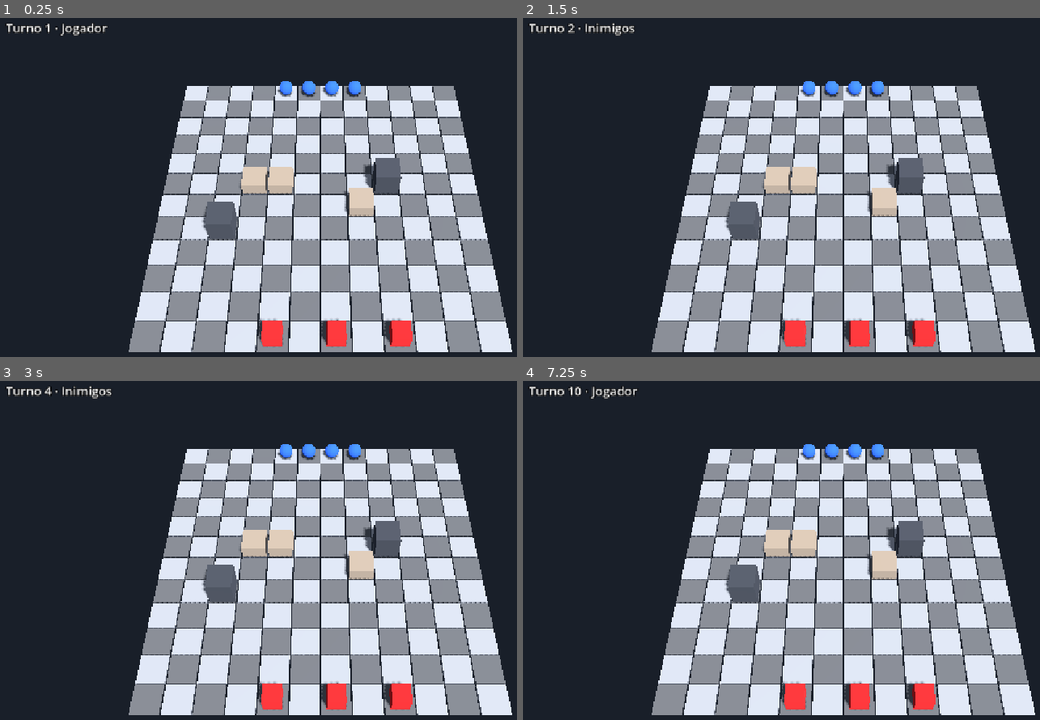
Above: before the commit, frames 1-4 (two rows, left to right).
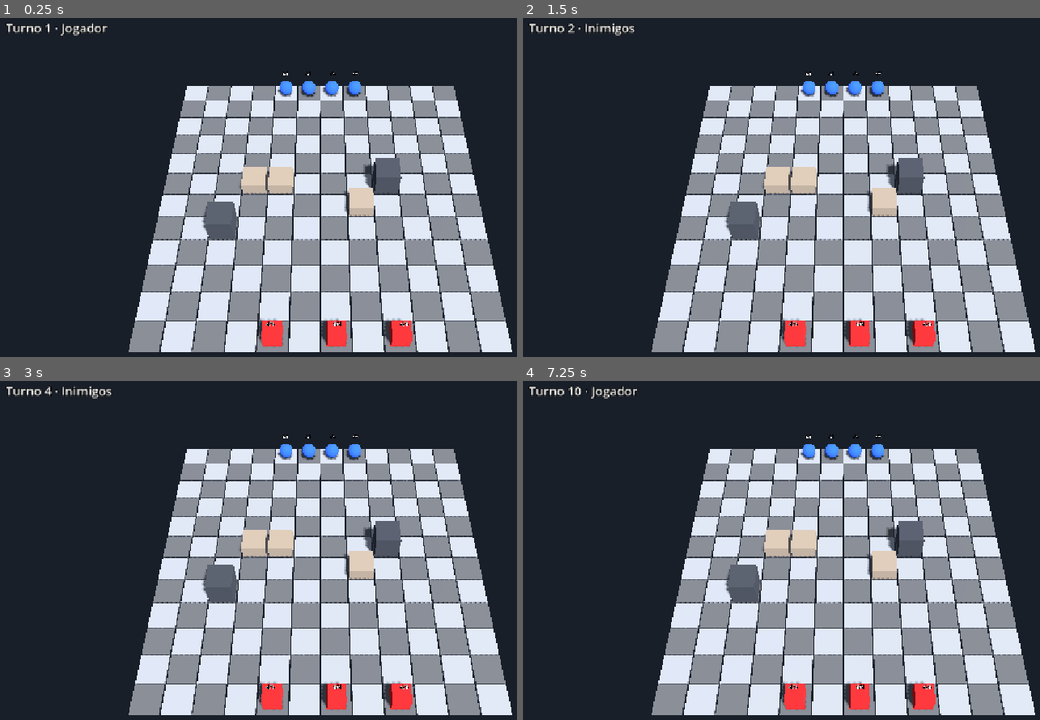
Above: after the commit, the same moments.

Repository: lcf-fernandes/codeName_Phantom1
Game: Godot game, scene res://scenes/tactical/maps/test_level.tscn
The game is run twice, just before and just after one commit, with the same random seed, the same clock (stepped at 60 frames per second) and the same inputs.
Inputs (mouse positions are in pixels of both pictures, inside the frame that each line leads up to):
- Up to frame 1 (0.25 s): no input
- Up to frame 2 (1.5 s): tap Enter at 0.5, 0.6 s; move the mouse to (988, 177) at 0.52 s; click (988, 177) at 0.67 s; move the mouse to (714, 211) at 1.27 s; tap Keypad Enter at 1.35 s; click (714, 211) at 1.42 s
- Up to frame 3 (3 s): move the mouse to (382, 475) at 2.02 s; tap Enter at 2.1 s; click (382, 475) at 2.17 s; move the mouse to (289, 631) at 2.77 s; tap Keypad Enter at 2.85 s; click (289, 631) at 2.92 s
- Up to frame 4 (7.25 s): move the mouse to (1039, 611) at 3.52 s; tap Enter at 3.6, 5.1, 6.6 s; click (1039, 611) at 3.67 s; move the mouse to (647, 503) at 4.27 s; tap Keypad Enter at 4.35, 5.85 s; click (647, 503) at 4.42 s; move the mouse to (874, 557) at 5.02 s; click (874, 557) at 5.17 s; move the mouse to (745, 465) at 5.77 s; click (745, 465) at 5.92 s; move the mouse to (988, 540) at 6.52 s; click (988, 540) at 6.67 s

The runs differ from the first frame. In frame 1, less than 0.1% of the frame differs, in the area x 51-80%, y 15-91%; in frame 2, less than 0.1%; in frame 3, less than 0.1%; in frame 4, less than 0.1%.

Commit message:
Ataque por clique com chance de acerto, dano e feedback

Diff:
--- a/scenes/tactical/maps/test_level.tscn
+++ b/scenes/tactical/maps/test_level.tscn
@@ -13,6 +13,8 @@
 [ext_resource type="Script" uid="uid://xr6lk3sapsu" path="res://scripts/tactical/cover/cover_map.gd" id="11_0ihwd"]
 [ext_resource type="Script" uid="uid://bergwmlyb2wf2" path="res://scripts/tactical/target_preview.gd" id="12_7yii5"]
 [ext_resource type="Script" uid="uid://cj18sgo2n3y1w" path="res://scripts/tactical/combat/combat_calc.gd" id="13_hn5mr"]
+[ext_resource type="Script" uid="uid://b3lueo1geerpx" path="res://scripts/utils/debug_tools.gd" id="14_mud8y"]
+[ext_resource type="Script" uid="uid://ci0vot1vd8ekb" path="res://scripts/tactical/combat/attack_controller.gd" id="15_j0apw"]
 
 [node name="TestLevel" type="Node3D" unique_id=238378437]
 
@@ -63,3 +65,9 @@
 
 [node name="CombatCalc" type="Node" parent="." unique_id=1092532922]
 script = ExtResource("13_hn5mr")
+
+[node name="DebugTools" type="Node" parent="." unique_id=410400845]
+script = ExtResource("14_mud8y")
+
+[node name="AttackController" type="Node" parent="." unique_id=200571942]
+script = ExtResource("15_j0apw")
--- /dev/null
+++ b/scripts/tactical/combat/attack_controller.gd
@@ -0,0 +1,120 @@
+class_name AttackController
+extends Node
+## Um soldado selecionado ataca o inimigo clicado.
+## Sem IA dos inimigos e sem revide. A chance vem do CombatCalc; o dano e o custo são exports.
+
+const UNITS_GROUP: StringName = &"units"
+
+## Caminho até o SelectionController (soldado selecionado e sinal enemy_clicked).
+@export var selection_controller_path: NodePath = ^"../SelectionController"
+## Caminho até o TurnManager (de quem é a vez).
+@export var turn_manager_path: NodePath = ^"../TurnManager"
+## Caminho até o CombatCalc (chance de acerto).
+@export var combat_calc_path: NodePath = ^"../CombatCalc"
+## PA gastos por ataque.
+@export var attack_cost: int = 1
+## Dano de um ataque que acerta.
+@export var attack_damage: int = 2
+## 0 = rolagem aleatória (1 a 100); de 1 a 100 = rolagem fixa, só para teste.
+@export_range(0, 100) var forced_roll: int = 0
+## Duração do texto flutuante, em segundos.
+@export var feedback_duration: float = 1.0
+## Altura inicial do texto flutuante acima do chão, em metros.
+@export var feedback_height: float = 2.7
+## Quanto o texto sobe durante a animação, em metros.
+@export var feedback_rise: float = 0.8
+
+var _selection: SelectionController
+var _turn_manager: TurnManager
+var _combat_calc: CombatCalc
+
+
+func _ready() -> void:
+	_selection = get_node(selection_controller_path) as SelectionController
+	_turn_manager = get_node(turn_manager_path) as TurnManager
+	_combat_calc = get_node(combat_calc_path) as CombatCalc
+	assert(_selection != null, "AttackController: selection_controller_path não aponta para um SelectionController.")
+	assert(_turn_manager != null, "AttackController: turn_manager_path não aponta para um TurnManager.")
+	assert(_combat_calc != null, "AttackController: combat_calc_path não aponta para um CombatCalc.")
+	_selection.enemy_clicked.connect(_on_enemy_clicked)
+
+
+func _on_enemy_clicked(enemy: Unit) -> void:
+	var soldier: Unit = _selection.selected_unit
+	if soldier == null:
+		print("Ataque ignorado: nenhum soldado selecionado")
+		return
+	if _turn_manager.side != TurnManager.TurnSide.PLAYER:
+		print("Ataque ignorado: turno dos inimigos")
+		return
+	if _is_any_unit_moving():
+		print("Ataque ignorado: movimento em andamento")
+		return
+	if not is_instance_valid(enemy) or enemy.hp <= 0:
+		print("Ataque ignorado: o inimigo já morreu")
+		return
+	if soldier.action_points < attack_cost:
+		print("%s sem PA" % soldier.unit_name)
+		return
+
+	var chance: int = _combat_calc.get_hit_chance(soldier.cell, enemy.cell)
+	var roll: int = forced_roll if forced_roll != 0 else randi_range(1, 100)
+	var hit: bool = roll <= chance
+
+	# Guarda o que a morte pode apagar (a unidade é liberada no fim do quadro).
+	var enemy_name: String = enemy.unit_name
+	var enemy_cell: Vector2i = enemy.cell
+	var enemy_position: Vector3 = enemy.global_position
+	var hp_before: int = enemy.hp
+
+	soldier.spend_action(attack_cost)
+	if hit:
+		enemy.take_damage(attack_damage)
+	var damage_dealt: int = hp_before - enemy.hp
+
+	print("Ataque: %s -> %s | chance %d%% | rolagem %d -> %s | dano %d | hp %d/%d" % [
+		soldier.unit_name, enemy_name, chance, roll, "ACERTOU" if hit else "ERROU",
+		damage_dealt, enemy.hp, enemy.max_hp
+	])
+	# A unidade em si não imprime nada ao morrer (isso é feito pelo DebugTools nos atalhos de teste).
+	if enemy.hp <= 0:
+		print("%s morreu em (%d, %d)" % [enemy_name, enemy_cell.x, enemy_cell.y])
+
+	if hit:
+		_show_feedback(enemy_position, "-%d" % damage_dealt, Color(1.0, 0.35, 0.25))
+	else:
+		_show_feedback(enemy_position, "ERROU", Color(0.9, 0.9, 0.9))
+
+	# Como depois de um movimento: o marcador continua e o alcance é recalculado
+	# (com 0 PA os quadrados azuis somem); o HUD acompanha os PA sozinho.
+	_selection.select_unit(soldier)
+
+
+# Texto flutuante sobre o inimigo: sobe um pouco e some. Criado e removido por este nó.
+func _show_feedback(world_position: Vector3, text: String, color: Color) -> void:
+	var label: Label3D = Label3D.new()
+	label.name = "AttackFeedback"
+	label.text = text
+	label.billboard = BaseMaterial3D.BILLBOARD_ENABLED
+	label.font_size = 72
+	label.outline_size = 16
+	label.outline_modulate = Color.BLACK
+	label.modulate = color
+	label.no_depth_test = true
+	add_child(label)
+	label.global_position = world_position + Vector3(0.0, feedback_height, 0.0)
+
+	var tween: Tween = create_tween()
+	tween.set_parallel(true)
+	tween.tween_property(label, "global_position:y", label.global_position.y + feedback_rise, feedback_duration)
+	tween.tween_property(label, "modulate:a", 0.0, feedback_duration)
+	tween.tween_property(label, "outline_modulate:a", 0.0, feedback_duration)
+	tween.chain().tween_callback(label.queue_free)
+
+
+func _is_any_unit_moving() -> bool:
+	for node: Node in get_tree().get_nodes_in_group(UNITS_GROUP):
+		var unit: Unit = node as Unit
+		if unit != null and unit.is_moving:
+			return true
+	return false
--- a/scripts/tactical/selection_controller.gd
+++ b/scripts/tactical/selection_controller.gd
@@ -11,6 +11,8 @@
 ## Emitido quando o clique esquerdo cai no chão (fora de qualquer unidade).
 ## A célula pode estar fora da grade; quem recebe decide o que fazer (inclusive limpar a seleção).
 signal cell_clicked(cell: Vector2i)
+## Emitido quando o clique esquerdo acerta um inimigo (que continua não selecionável).
+signal enemy_clicked(unit: Unit)
 
 ## Caminho até a câmera da fase.
 @export var camera_path: NodePath = ^"../Camera"
@@ -53,6 +55,7 @@
 		select_unit(unit)
 	else:
 		print("Inimigo clicado (não selecionável): %s" % unit.unit_name)
+		enemy_clicked.emit(unit)
 
 
 ## Seleciona o soldado e move o marcador para a célula dele.
@@ -61,20 +64,28 @@
 	_marker.global_position = _grid_manager.cell_to_world(unit.cell) + Vector3(0.0, marker_height, 0.0)
 	_marker.visible = true
 	print("Selecionado: %s (%d, %d)" % [unit.unit_name, unit.cell.x, unit.cell.y])
+	if not unit.died.is_connected(_on_unit_died):
+		unit.died.connect(_on_unit_died)
 	unit_selected.emit(unit)
 
 
-## Limpa a seleção e esconde o marcador.
-func clear_selection() -> void:
+## Limpa a seleção e esconde o marcador (a mensagem impressa pode ser trocada).
+func clear_selection(message: String = "Seleção limpa") -> void:
 	selected_unit = null
 	_marker.visible = false
-	print("Seleção limpa")
+	print(message)
 	selection_cleared.emit()
 
 
 ## Esconde o marcador de seleção sem limpar a seleção (por exemplo, durante um movimento).
 func hide_marker() -> void:
 	_marker.visible = false
+
+
+# Se a unidade selecionada morrer, limpa a seleção (o marcador e o alcance somem).
+func _on_unit_died(unit: Unit) -> void:
+	if unit == selected_unit:
+		clear_selection("Seleção limpa (unidade morreu)")
 
 
 ## Dispara um raio físico da câmera pelo ponto da tela e devolve a unidade atingida (ou null).
--- a/scripts/ui/turn_hud.gd
+++ b/scripts/ui/turn_hud.gd
@@ -49,7 +49,7 @@
 
 	var unit: Unit = _selection.selected_unit
 	if unit != null:
-		text += "\n%s: PA %d/%d" % [unit.unit_name, unit.action_points, unit.max_action_points]
+		text += "\n%s: PA %d/%d · HP %d/%d" % [unit.unit_name, unit.action_points, unit.max_action_points, unit.hp, unit.max_hp]
 
 	if not _target_preview.hover_text.is_empty():
 		text += "\n" + _target_preview.hover_text
--- a/scripts/units/unit.gd
+++ b/scripts/units/unit.gd
@@ -8,6 +8,10 @@
 
 ## Emitido quando a unidade termina de percorrer um caminho.
 signal move_finished(unit: Unit)
+## Emitido quando os pontos de vida mudam.
+signal health_changed(unit: Unit, hp: int, max_hp: int)
+## Emitido uma única vez, quando os pontos de vida chegam a 0.
+signal died(unit: Unit)
 
 ## Nome exibido da unidade.
 @export var unit_name: String = "Unidade"
@@ -21,6 +25,8 @@
 @export var move_speed: float = 8.0
 ## Máximo de pontos de ação (PA) por turno.
 @export var max_action_points: int = 2
+## Máximo de pontos de vida (HP).
+@export var max_hp: int = 4
 
 ## Célula atual da unidade na grade.
 var cell: Vector2i = Vector2i.ZERO
@@ -28,6 +34,10 @@
 var is_moving: bool = false
 ## Pontos de ação restantes neste turno.
 var action_points: int = max_action_points
+## Pontos de vida atuais (0 = morta).
+var hp: int = max_hp
+
+var _hp_label: Label3D
 
 var _grid_manager: GridManager
 
@@ -40,6 +50,9 @@
 	_body.material_override = material
 	add_to_group("units")
 	reset_actions()
+	hp = max_hp
+	_build_hp_label()
+	health_changed.connect(_on_health_changed)
 
 
 ## Coloca a unidade na célula informada, usando o GridManager para obter a posição.
@@ -83,3 +96,41 @@
 ## Devolve todos os pontos de ação (início do turno).
 func reset_actions() -> void:
 	action_points = max_action_points
+
+
+## Causa dano. Ignora valores <= 0 e dano em unidade já morta; o HP nunca fica abaixo de 0.
+## Ao chegar a 0: sai do grupo "units" (deixa de bloquear células) antes de qualquer outra
+## coisa, emite health_changed e died (uma única vez) e então libera a unidade com queue_free().
+func take_damage(amount: int) -> void:
+	if amount <= 0 or hp <= 0:
+		return
+
+	var new_hp: int = maxi(hp - amount, 0)
+	if new_hp == 0:
+		remove_from_group("units")
+
+	hp = new_hp
+	health_changed.emit(self, hp, max_hp)
+
+	if hp == 0:
+		died.emit(self)
+		queue_free()
+
+
+# Label3D com o HP acima da unidade (2,2 m acima do chão), sempre virado para a câmera e com borda.
+func _build_hp_label() -> void:
+	_hp_label = Label3D.new()
+	_hp_label.name = "HpLabel"
+	_hp_label.position = Vector3(0.0, 2.2, 0.0)
+	_hp_label.billboard = BaseMaterial3D.BILLBOARD_ENABLED
+	_hp_label.font_size = 64
+	_hp_label.outline_size = 16
+	_hp_label.outline_modulate = Color.BLACK
+	_hp_label.modulate = Color.WHITE
+	_hp_label.text = "%d/%d" % [hp, max_hp]
+	add_child(_hp_label)
+
+
+# Atualiza o texto do Label3D com o HP atual.
+func _on_health_changed(_unit: Unit, new_hp: int, new_max_hp: int) -> void:
+	_hp_label.text = "%d/%d" % [new_hp, new_max_hp]
--- /dev/null
+++ b/scripts/utils/debug_tools.gd
@@ -0,0 +1,56 @@
+class_name DebugTools
+extends Node
+## Atalhos de teste de vida, dano e morte:
+## F9 = 1 de dano na unidade selecionada; Shift+F9 = 10 de dano nela;
+## F10 = 1 de dano no primeiro inimigo vivo.
+
+const UNITS_GROUP: StringName = &"units"
+
+## Caminho até o SelectionController (leitura de selected_unit).
+@export var selection_controller_path: NodePath = ^"../SelectionController"
+## Liga ou desliga os atalhos de teste.
+@export var debug_keys: bool = true
+
+var _selection: SelectionController
+
+
+func _ready() -> void:
+	_selection = get_node(selection_controller_path) as SelectionController
+	assert(_selection != null, "DebugTools: selection_controller_path não aponta para um SelectionController.")
+
+
+func _unhandled_input(event: InputEvent) -> void:
+	if not debug_keys:
+		return
+	var key_event: InputEventKey = event as InputEventKey
+	if key_event == null or not key_event.pressed or key_event.echo:
+		return
+
+	match key_event.keycode:
+		KEY_F9:
+			var amount: int = 10 if key_event.shift_pressed else 1
+			_damage(_selection.selected_unit, amount)
+		KEY_F10:
+			_damage(_first_living_enemy(), 1)
+
+
+func _first_living_enemy() -> Unit:
+	for node: Node in get_tree().get_nodes_in_group(UNITS_GROUP):
+		var unit: Unit = node as Unit
+		if unit != null and unit.team == Unit.Team.ENEMY and unit.hp > 0:
+			return unit
+	return null
+
+
+func _damage(unit: Unit, amount: int) -> void:
+	if unit == null:
+		print("Dano ignorado: nenhuma unidade alvo")
+		return
+
+	# Guarda nome e célula antes: na morte a unidade é liberada no fim do quadro.
+	var unit_name: String = unit.unit_name
+	var unit_cell: Vector2i = unit.cell
+	unit.take_damage(amount)
+	print("Dano: %s -%d -> hp %d/%d" % [unit_name, amount, unit.hp, unit.max_hp])
+	if unit.hp <= 0:
+		print("%s morreu em (%d, %d)" % [unit_name, unit_cell.x, unit_cell.y])
Not shown, changed: addons/godot_mcp/cache/undo/stack.json
Not shown, added: scripts/tactical/combat/attack_controller.gd.uid
Not shown, added: scripts/utils/debug_tools.gd.uid
